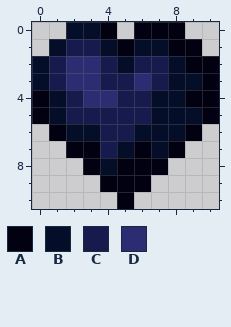
Pixel-art sprite: Assets/Textures/UI/ResourceOverlays/SoDHeart.png. Above: the version before the commit.
The file is 22x22 pixels, drawn in blocks of 2x2; one block is one cell here.
Palette (. is transparent): A #020112  B #050e28  C #171a4c  D #2b2c71
Pixels before, first column x 0:
 0 ..BBA.AAA..
 1 .BCCBABBAA.
 2 BCDDCBCCBAA
 3 BCDDCCDCBBA
 4 ABCDDCCBBAA
 5 ABCCCCCBBBA
 6 .ABBCCBBBA.
 7 ..AACBABA..
 8 ...ABAAA...
 9 ....AAA....
10 .....A.....
The result:
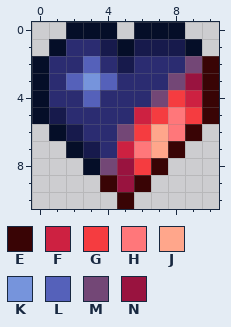
Colours new in this view: E #390405  F #cd2141  G #f53c40  H #ff777a  J #ffa68b  K #7694dc  L #5561ba  M #734776  N #99133f
What changed:
Changed rows in their new state; - is an unchanged pixel.
first column x 0:
 0 ----B-BBB--
 1 --DDCBCCCB-
 2 -D-LDCDDDME
 3 -DLKLD-DMNE
 4 BDDL-DDMGFE
 5 BCDDDDFGHGE
 6 -BCDDMGJHE-
 7 --BCDFHJE--
 8 ---BMNGE---
 9 ----ENE----
10 -----E-----
